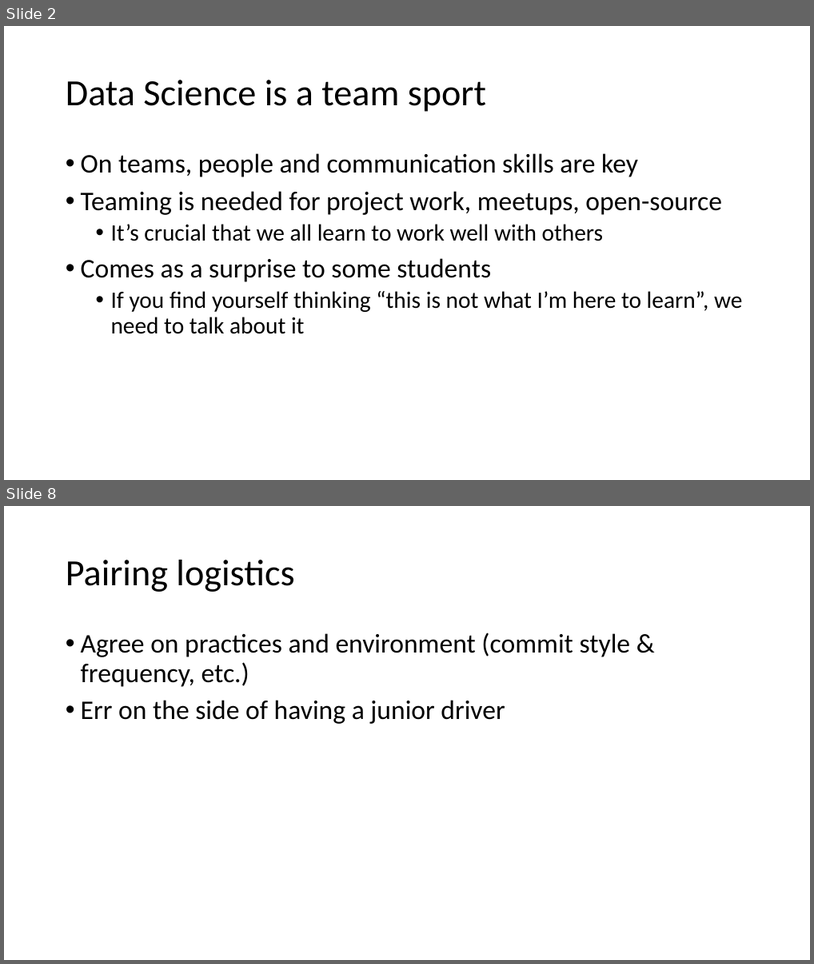
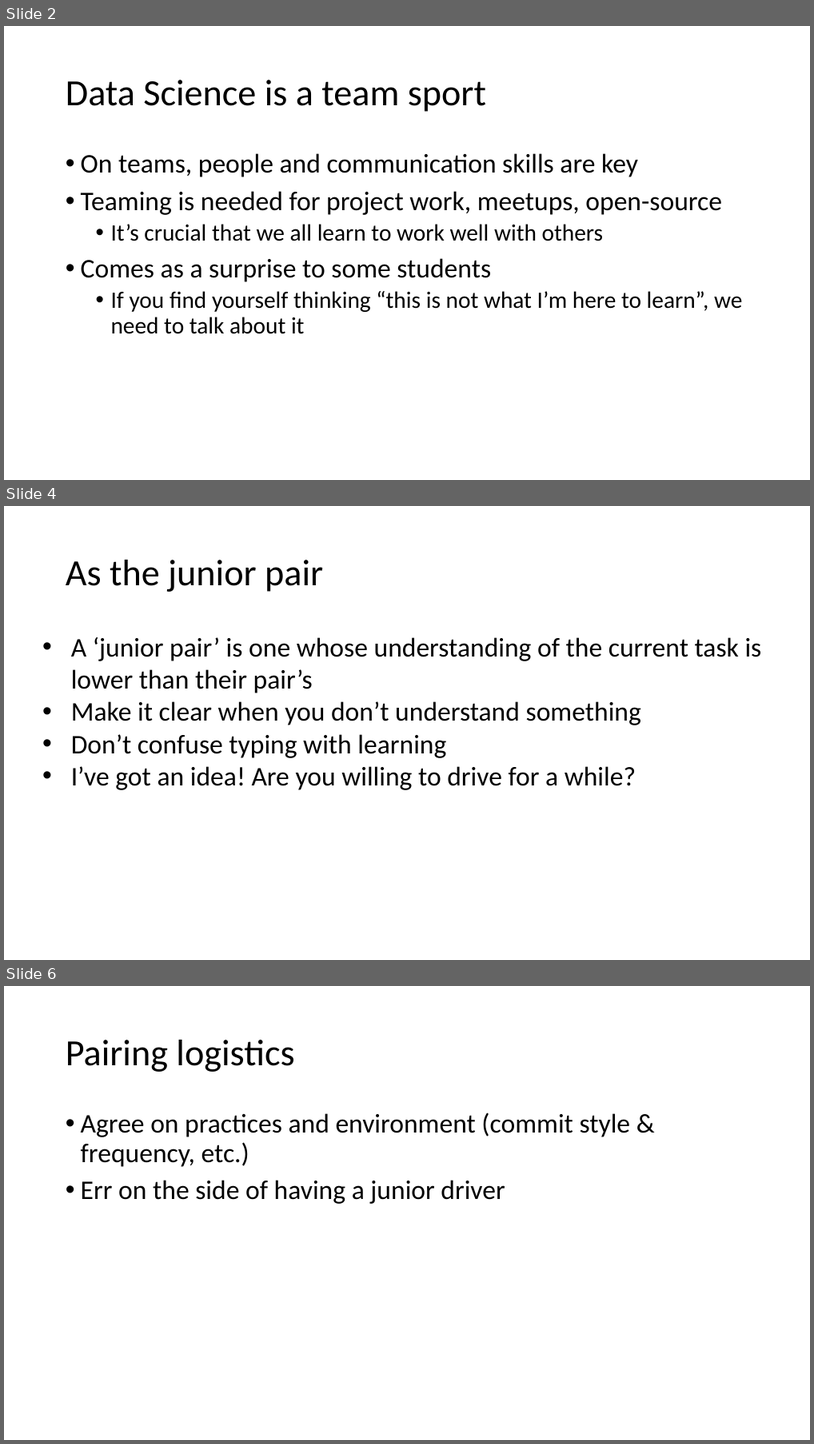
Before and after one commit to yuchild/course_repo, a slide deck: notes/why_pairing.pptx. Shown one above the other, each under a label of ours: slides 2 and 8 before the commit, slides 2, 4 and 6 after it; the slides between them are not shown. The pictures are 814x964 and 814x1444 pixels, drawn with LibreOffice and Linux fonts; fonts in the diff are those of the drawing. Boxes give left, top, right and bottom in pixels: in the first picture for what was removed or moved away, otherwise in the second. Text is boxed around its words. In the diff, an @@ line names an element or a change of style, - is before the commit and + after.

Commit message:
update why pair

```diff
--- a/notes/why_pairing.pptx
+++ b/notes/why_pairing.pptx
@@ slide 4 added at [4, 506, 810, 960], background #FFFFFF @@
@@ title added at [66, 560, 323, 592], 44 pt, text #000000 @@
+As the junior pair
@@ text added at [71, 637, 762, 790], 32 pt, text #000000 @@
+• A ‘junior pair’ is one whose understanding of the current task is lower than their pair’s
+• Make it clear when you don’t understand something
+• Don’t confuse typing with learning
+• I’ve got an idea! Are you willing to drive for a while?
@@ what was slide 8 is now slide 6 @@
```
Also in this commit, not shown: 4 other slides added, 5 slides removed.
